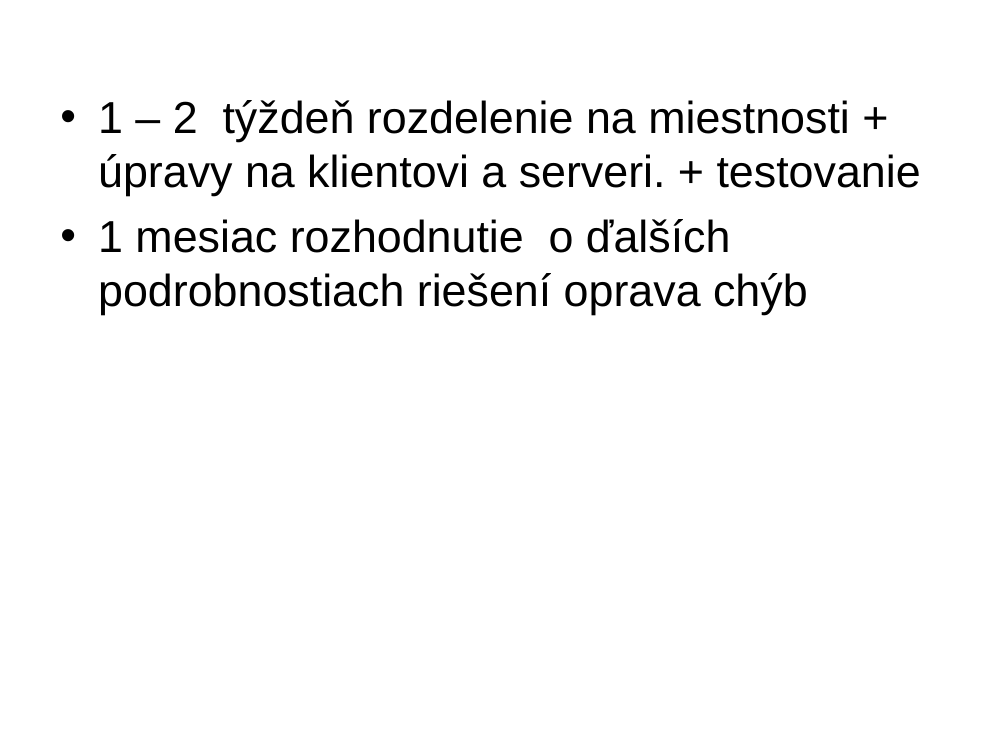
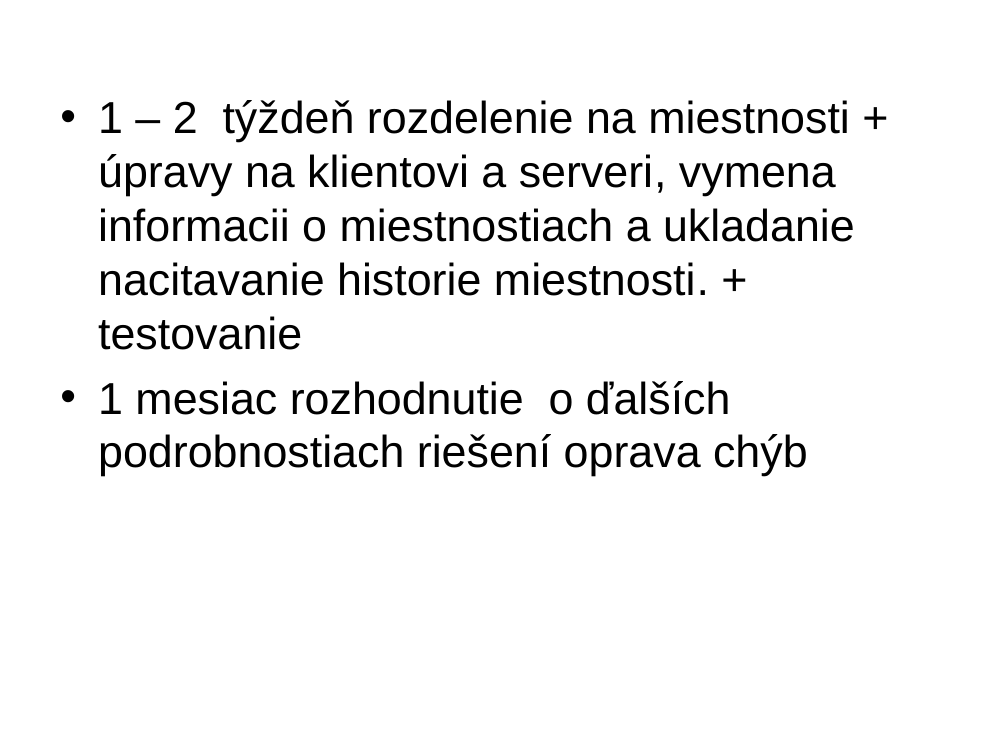
Before and after one commit to estamina/roomers, a slide deck: slide 14 of doc/chat.stano.ppt (slide 10 before the commit). Drawn at 1008x756 pixels with LibreOffice and Linux fonts; fonts in the diff are those of the drawing; background and template pictures are left out. Boxes give left, top, right and bottom in pixels: in the first picture for what was removed or moved away, otherwise in the second. Text is boxed around its words. In the diff, an @@ line names an element or a change of style, - is before the commit and + after.

```diff
--- a/doc/chat.stano.ppt
+++ b/doc/chat.stano.ppt
@@ text at bbox=[98, 100, 855, 350]: text changed @@
-• 1 – 2 týždeň rozdelenie na miestnosti + úpravy na klientovi a serveri. + testovanie
+• 1 – 2 týždeň rozdelenie na miestnosti + úpravy na klientovi a serveri, vymena informacii o miestnostiach a ukladanie nacitavanie historie miestnosti. + testovanie
```
Also in this commit, not shown: 4 other slides changed, 4 slides added, 1 other file.
